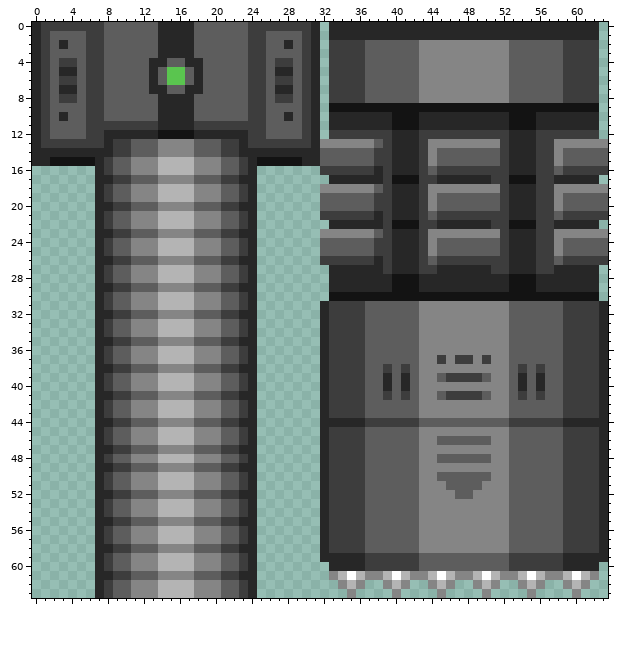
Edited in one commit: pixel-art sprite (Assets/Sprites/Crusher.png). This is how it looked before the edit.
The file is 64x64 pixels.
After the commit:
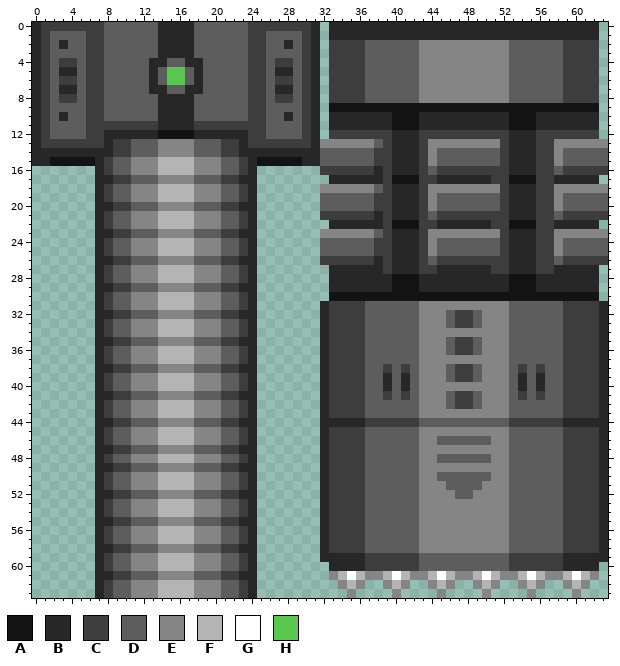
Palette (. is transparent): A #131313  B #272727  C #3d3d3d  D #5d5d5d  E #858585  F #b4b4b4  G #ffffff  H #5ac54f
Edits made:
Changed rows in their new state; - is an unchanged pixel.
first column x 45:
32 -DCCD-
33 -DCCD-
35 -DCCD-
36 -DCCD-
37 E-EE-E
38 -DCCD-
39 ED--DE
41 ED--DE
42 -DCCD-
Changed places in both pictures, as pixel boxes (x1, y1, x2, y2):
changed: (437, 310, 491, 409)
